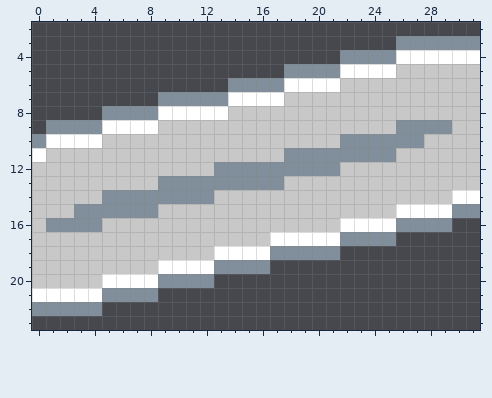
Pixel-art sprite, stored at Assets/Sprites/Skill Minigames/Repair/7.png. Above, as it was before the edit.
The file is 32x32 pixels. Shown: x 0..31, y 2..23.
And afterwards:
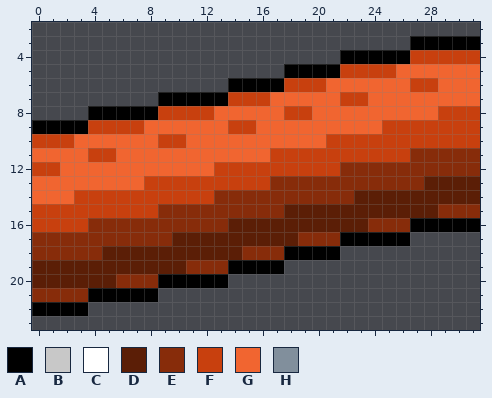
Palette (. is transparent): A #000000  B #c8c8c8  C #ffffff  D #5b1e06  E #872c0a  F #c8400e  G #f16530  H #818f9c
What changed:
Changed rows in their new state; - is an unchanged pixel.
first column x 0:
 3 --------------------------.AAAAA
 4 ----------------------AAAAAFFFFF
 5 ------------------AAAAFFFFGGGGGG
 6 --------------AAAAFFFGGGGGGFFGGG
 7 ---------AAAAAFFFGGGGGFFGGGGGGGG
 8 ----AAAAAFFFFGGGGGFFGGGGGGGGGFFF
 9 AAAAFFFFGGGGGGFFGGGGGGGGGFFFFFFF
10 FFFGGGGGGFFGGGGGGGGGGFFFFFFFFFFF
11 GGGGFFGGGGGGGGGGGFFFFFFFFFFEEEEE
12 FFGGGGGGGGGGGFFFFFFFFFEEEEEEEEEE
13 GGGGGGGGFFFFFFFFFEEEEEEEEEEEDDDD
14 GGGFFFFFFFFFFEEEEEEEEEEDDDDDDDDD
15 FFFFFFFFFEEEEEEEEEDDDDDDDDDDDEEE
16 FFFFEEEEEEEEEEDDDDDDDDDDEEEAAAAA
17 EEEEEEEEEEDDDDDDDDDEEEAAAAA-----
18 EEEEEDDDDDDDDDDEEEAAAA----------
19 DDDDDDDDDDDEEEAAAA--------------
20 DDDDDDEEEAAAAA------------------
21 EEEEAAAAA-----------------------
22 AAAA.---------------------------
Pixel boxes of the changes (left, top, right, bottom) in both pictures:
changed: (32, 36, 480, 316)
